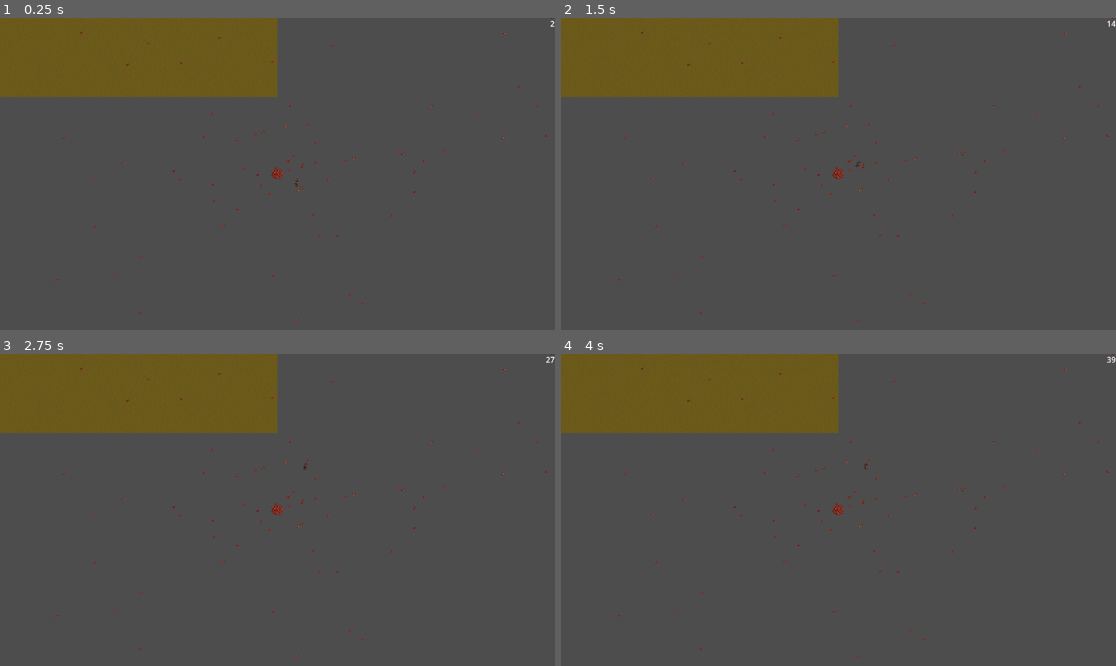
Above: before the commit, frames 1-4 (two rows, left to right).
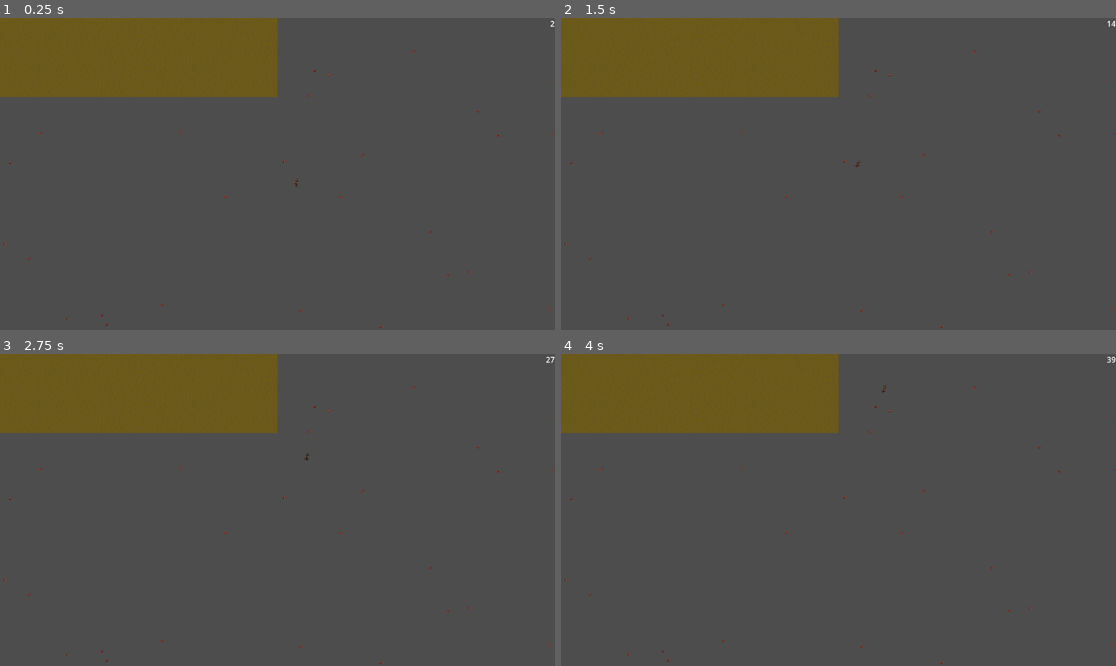
Above: after the commit, the same moments.

Repository: Denomycor/piratesoftware-16
Game: Godot game, scene res://assets/scenes/levels/test_level.tscn
Two runs of this game, one before a commit and one after it. Both use one fixed random seed, a clock stepped at 60 frames per second and the inputs below.
Inputs (mouse positions are in pixels of both pictures, inside the frame that each line leads up to):
- Up to frame 1 (0.25 s): no input
- Up to frame 2 (1.5 s): tap Enter at 0.5 s; move the mouse to (960, 158) at 0.52 s; click (960, 158) at 0.67 s; move the mouse to (727, 189) at 1.27 s; click (727, 189) at 1.42 s
- Up to frame 3 (2.75 s): move the mouse to (333, 441) at 2.02 s; click (333, 441) at 2.17 s
- Up to frame 4 (4 s): tap Space at 2.75 s; move the mouse to (810, 572) at 2.77 s; click (810, 572) at 2.92 s; move the mouse to (1005, 556) at 3.52 s; click (1005, 556) at 3.67 s

The runs differ from the first frame. In frame 1, 0.3% of the frame differs, in the area x 0-100%, y 0-100%; in frame 2, 0.3%; in frame 3, 0.4%; in frame 4, 0.4%.

Commit message:
fix to cluter in certer

Diff:
--- a/assets/scripts/arena/arena.gd
+++ b/assets/scripts/arena/arena.gd
@@ -19,11 +19,11 @@
 
 var angle_increment: float = 2 * PI / NUMBER_OF_SIDES
 var polygon: Array[Vector2]
+var point_generator: PolygonRandomPointGenerator
 
 func _ready() -> void:
 	assert(prop_list.size() == ratios.size(), "prop_list and ratios need to have same size")
 	build_arena()
-	print(polygon)
 	generate_props()
 
 func build_arena() -> void:
@@ -43,7 +43,8 @@
 		var corner_instance: Node2D = corner.instantiate()
 		corner_instance.position = last_position
 		corner_instance.rotation = direction.angle()
-		polygon.append(corner_instance.get_node("Point").global_position)
+		var point_pos : Vector2 = corner_instance.get_node("Point").global_position
+		polygon.append(point_pos.normalized() * (point_pos.distance_to(center) - BORDER_SIZE))
 		add_child(corner_instance)
 
 		last_position += direction * CORNER_LENGTH
@@ -67,15 +68,10 @@
 func is_point_inside_polygon(point: Vector2) -> bool:
 	return Geometry2D.is_point_in_polygon(point, polygon)
 
-func get_random_point_inside_polygon(border_space: float) -> Vector2:
-	var bordered_polygon := polygon
-	var out_radius := (bordered_polygon[0] - position).length()
-	for idx in bordered_polygon.size():
-		var dir := (bordered_polygon[idx] - position).normalized()
-		var new_point := dir * (out_radius - border_space)
-		bordered_polygon[idx] = new_point
-	var generator:= PolygonRandomPointGenerator.new(bordered_polygon)
-	return generator.get_random_point()
+func get_random_point_inside_polygon() -> Vector2:
+	if point_generator == null:
+		point_generator = PolygonRandomPointGenerator.new(polygon)
+	return point_generator.get_random_point()
 
 func get_random_prop_instance() -> Node2D:
 	if prop_list.size() == 0:
@@ -95,7 +91,7 @@
 	var area := 2*(1+sqrt(2))*pow(polygon[0].distance_to(polygon[1]),2) / AVERAGE_PROP_AREA
 	var prop_number: int = int(area * prop_density)
 	for idx in prop_number:
-		var pos := get_random_point_inside_polygon(BORDER_SIZE)
+		var pos := get_random_point_inside_polygon()
 		var prop := get_random_prop_instance()
 		prop.global_position = pos
 		get_parent().add_child.call_deferred(prop)
